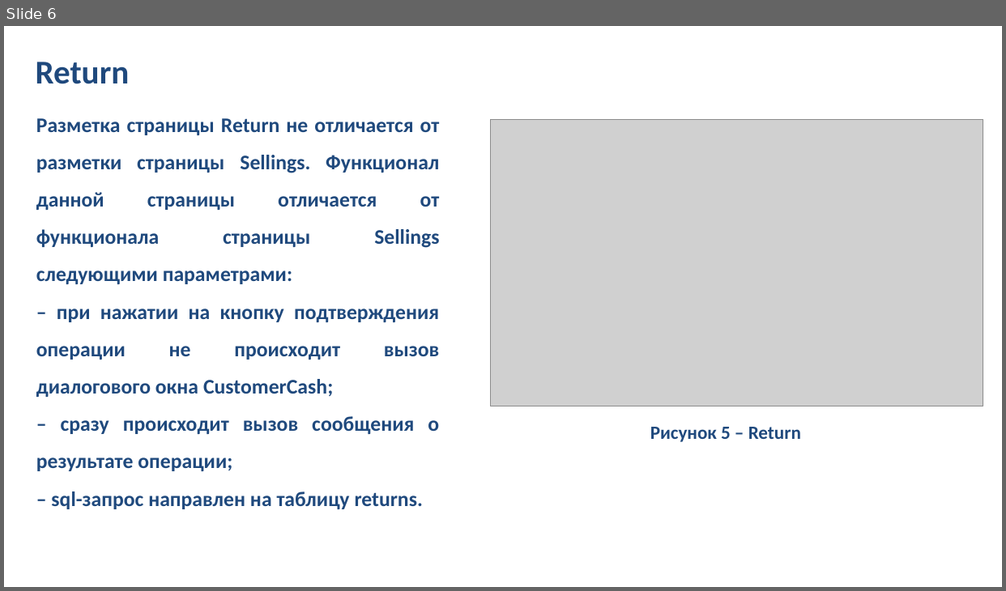
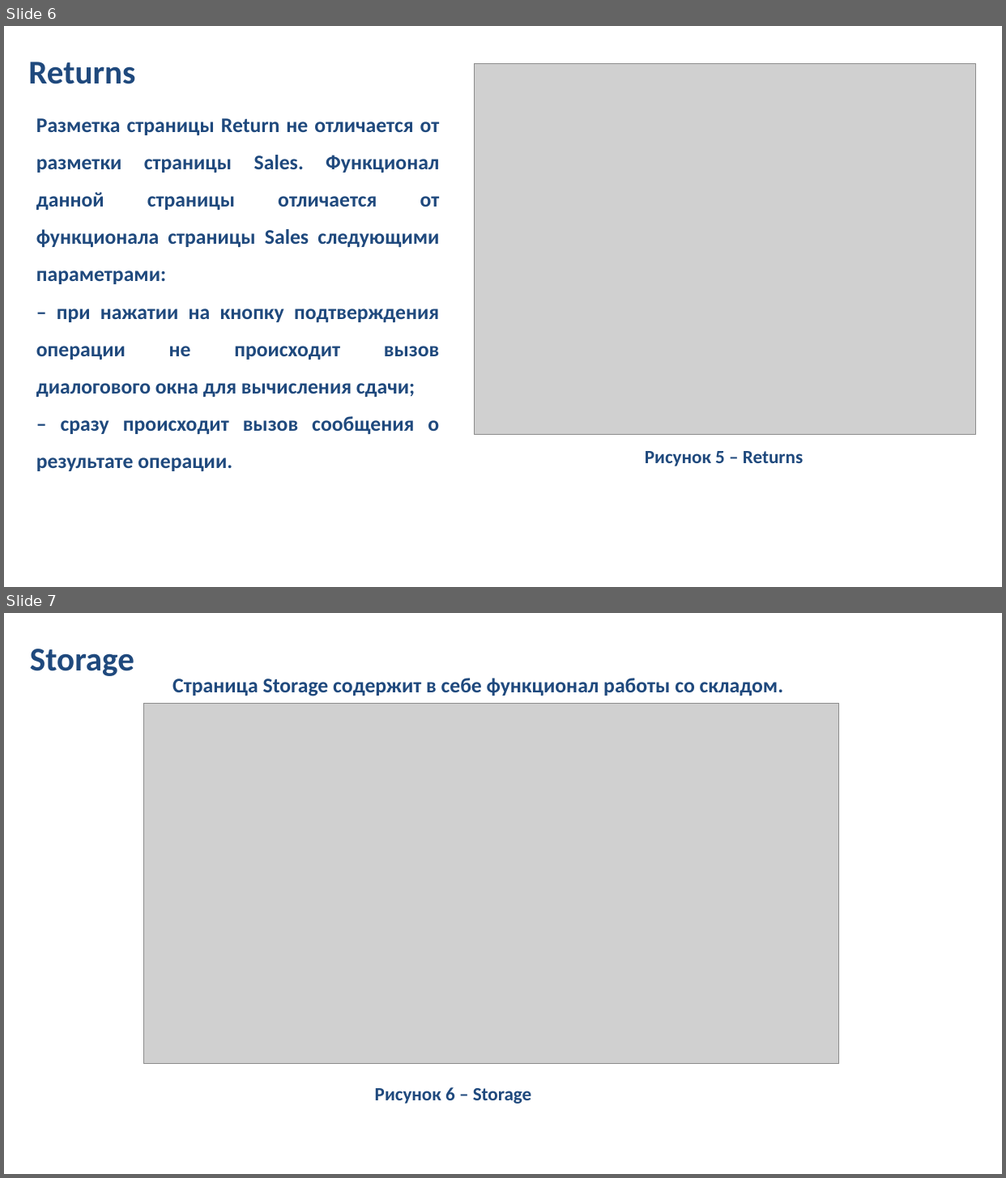
Before and after one commit to Romedov/Industrial-practice, a slide deck: PractProject 4-1/Портянка 1/prezentatsia_1_praktika.pptx. Shown one above the other, each under a label of ours: slide 6 before the commit, slides 6 and 7 after it. The pictures are 1006x591 and 1006x1178 pixels, drawn with LibreOffice and Linux fonts; fonts in the diff are those of the drawing; grey boxes stand for pictures; background and template pictures are left out. Boxes give left, top, right and bottom in pixels: in the first picture for what was removed or moved away, otherwise in the second. Text is boxed around its words. In the diff, an @@ line names an element or a change of style, - is before the commit and + after.

```diff
--- a/PractProject 4-1/Портянка 1/prezentatsia_1_praktika.pptx
+++ b/PractProject 4-1/Портянка 1/prezentatsia_1_praktika.pptx
@@ slide 7 added at (4,613,1002,1174), background picture (left out) @@
@@ text added at (30,649,134,676), 32 pt, text #1F497D, bold @@
+Storage
@@ text added at (172,678,783,696), 20 pt, text #1F497D, bold @@
+Страница Storage содержит в себе функционал работы со складом.
@@ picture added at (143,704,839,1064) @@
@@ text added at (375,1088,532,1104), 18 pt, text #1F497D, bold @@
+Рисунок 6 – Storage
@@ slide 6 changed as well @@
@@ text at (28,62,135,84): text changed @@
-Return
+Returns
@@ picture: place and size @@
-picture at (491,120,983,407)
+picture at (474,63,976,435)
@@ text at (36,118,440,472): text changed @@
-Разметка страницы Return не отличается от разметки страницы Sellings. Функционал данной страницы отличается от функционала страницы Sellings следующими параметрами:
-– при нажатии на кнопку подтверждения операции не происходит вызов диалогового окна CustomerCash;
-– сразу происходит вызов сообщения о результате операции;
-– sql-запрос направлен на таблицу returns.
+Разметка страницы Return не отличается от разметки страницы Sales. Функционал данной страницы отличается от функционала страницы Sales следующими параметрами:
+– при нажатии на кнопку подтверждения операции не происходит вызов диалогового окна для вычисления сдачи;
+– сразу происходит вызов сообщения о результате операции.
@@ text at (645,451,803,467): text changed @@
-Рисунок 5 – Return
+Рисунок 5 – Returns
```
Also in this commit, not shown: 4 other slides changed, 1 other slide added, 1 slide removed.
